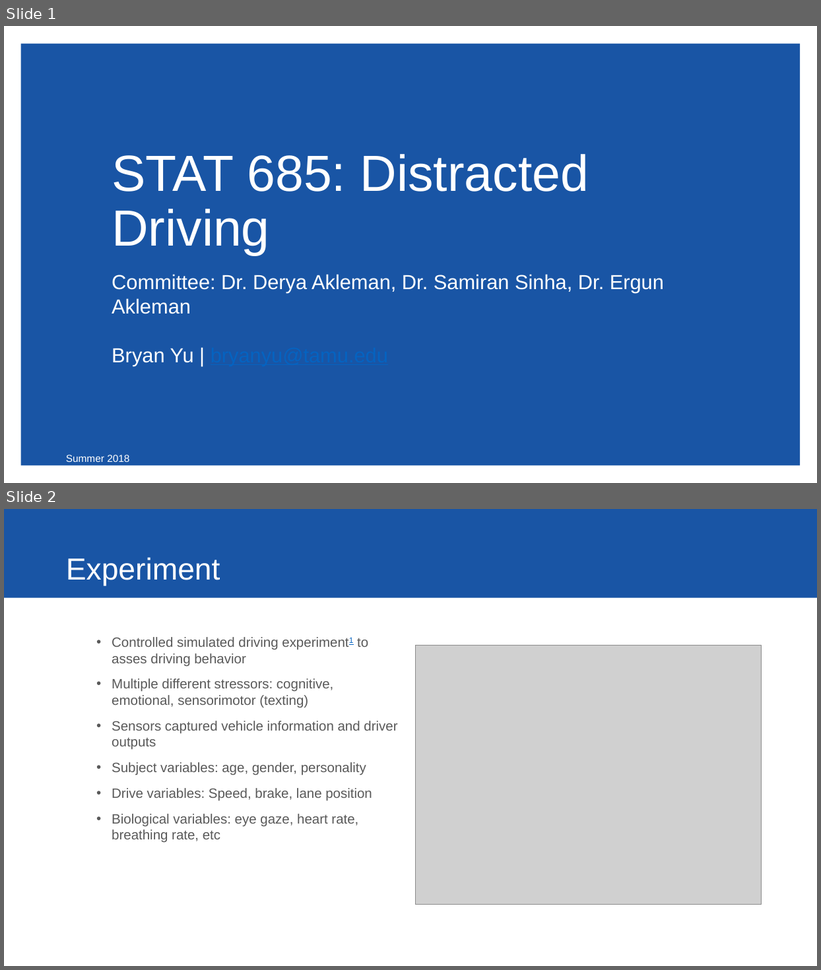
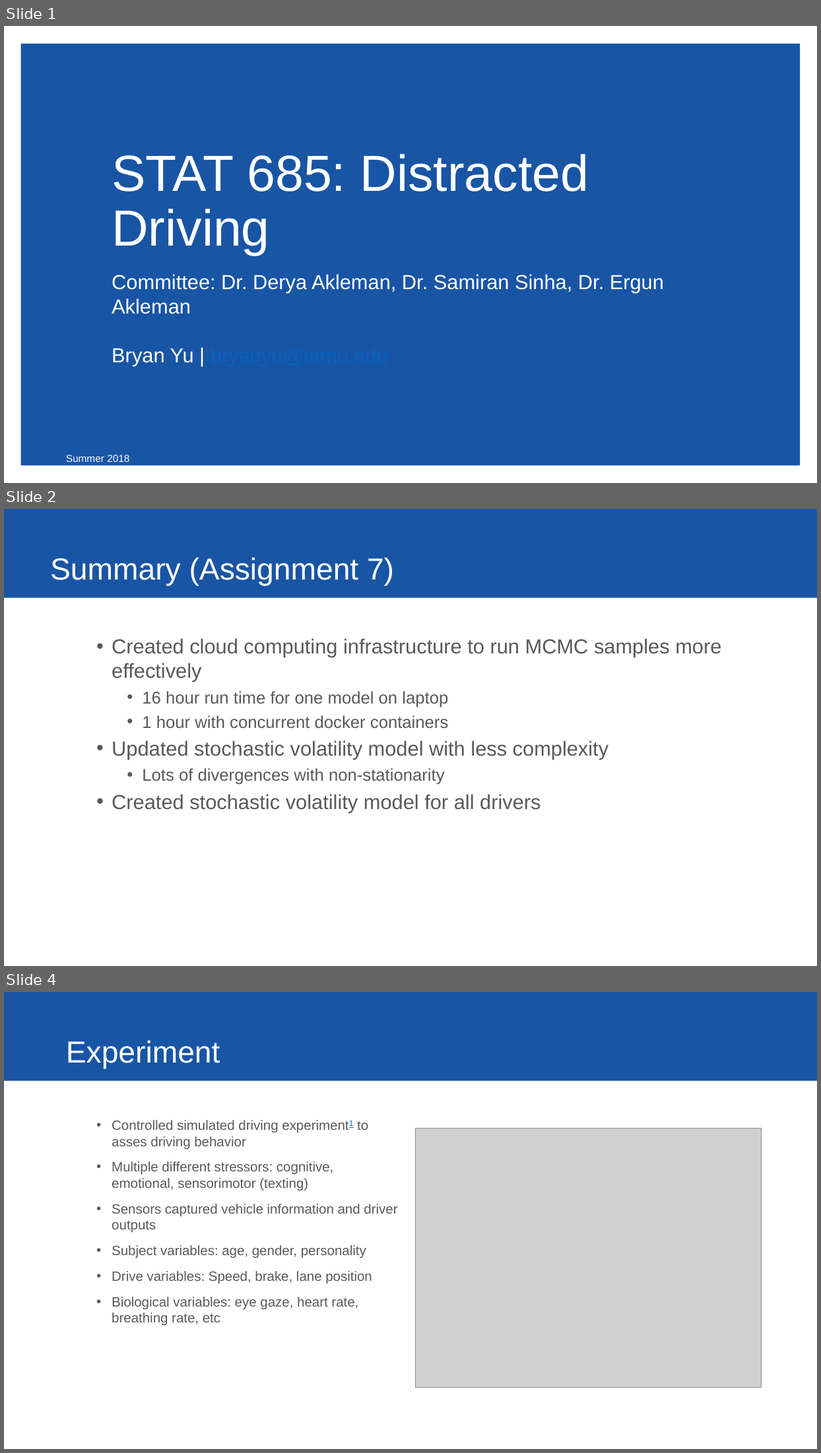
Before and after one commit to ybryan/stat685_distracted_driving, a slide deck: src/presentation/final_presentation.pptx. Shown one above the other, each under a label of ours: slides 1 and 2 before the commit, slides 1, 2 and 4 after it; the slides between them are not shown. The pictures are 821x970 and 821x1453 pixels, drawn with LibreOffice and Linux fonts; fonts in the diff are those of the drawing; grey boxes stand for pictures. Boxes give left, top, right and bottom in pixels: in the first picture for what was removed or moved away, otherwise in the second. Text is boxed around its words. In the diff, an @@ line names an element or a change of style, - is before the commit and + after.

```diff
--- a/src/presentation/final_presentation.pptx
+++ b/src/presentation/final_presentation.pptx
@@ slide 2 added at box(4, 509, 817, 966), background #FFFFFF; not listed: 1 template element that a slide beside it also shows @@
@@ title added at box(50, 557, 394, 586), 36 pt, text #FFFFFF @@
+Summary (Assignment 7)
@@ text added at box(112, 638, 721, 813), 24 pt, text #595959 @@
+  • Created cloud computing infrastructure to run MCMC samples more effectively
+    • 16 hour run time for one model on laptop
+    • 1 hour with concurrent docker containers
+  • Updated stochastic volatility model with less complexity
+    • Lots of divergences with non-stationarity
+  • Created stochastic volatility model for all drivers
@@ what was slide 2 is now slide 4 @@
```
Also in this commit, not shown: 4 slides changed, 2 other slides added, 5 other files.
